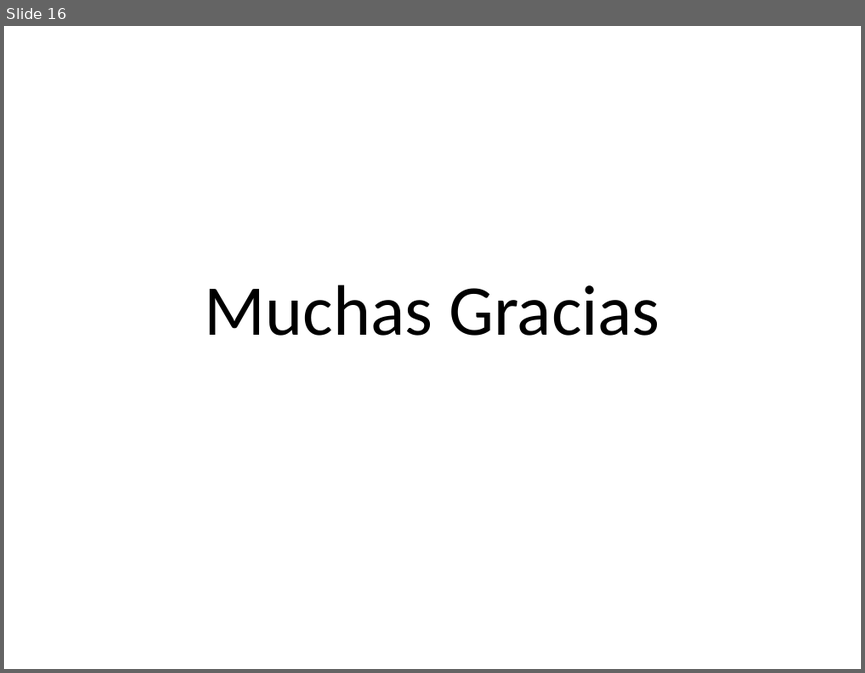
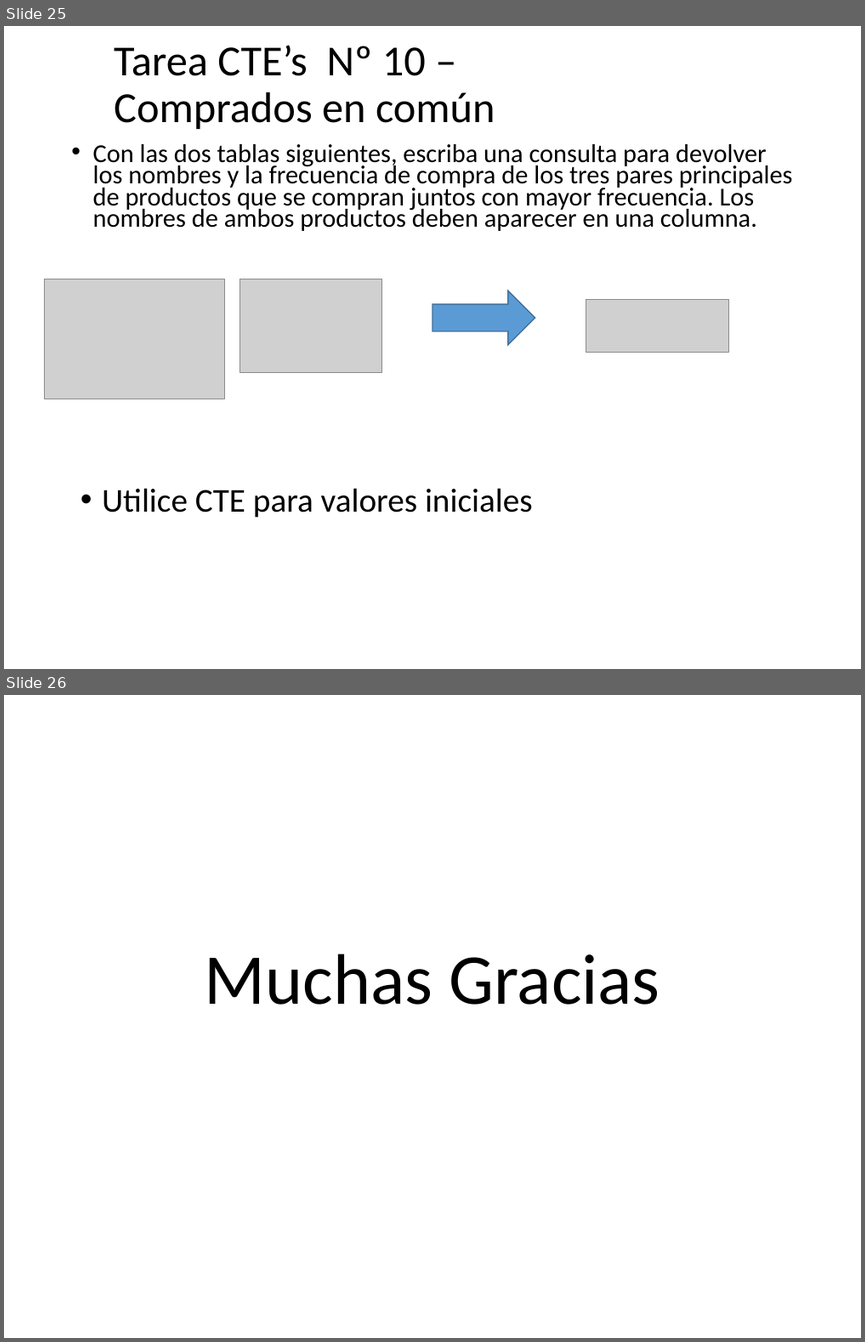
Before and after one commit to debsdaniel/expertodba2021, a slide deck: Presentaciones/Semana 7 - CTE.pptx. Shown one above the other, each under a label of ours: slide 16 before the commit, slides 25 and 26 after it. The pictures are 865x673 and 865x1342 pixels, drawn with LibreOffice and Linux fonts; fonts in the diff are those of the drawing; grey boxes stand for pictures; background and template pictures are left out. Boxes give left, top, right and bottom in pixels: in the first picture for what was removed or moved away, otherwise in the second. Text is boxed around its words. In the diff, an @@ line names an element or a change of style, - is before the commit and + after.

```diff
--- a/Presentaciones/Semana 7 - CTE.pptx
+++ b/Presentaciones/Semana 7 - CTE.pptx
@@ slide 25 added at [4, 26, 861, 669], background picture (left out) @@
@@ title added at [114, 45, 495, 129], 36 pt, text #000000 @@
+Tarea CTE’s Nº 10 –
+Comprados en común
@@ text added at [93, 144, 793, 231], 21.7 pt, text #000000 @@
+• Con las dos tablas siguientes, escriba una consulta para devolver los nombres y la frecuencia de compra de los tres pares principales de productos que se compran juntos con mayor frecuencia. Los nombres de ambos productos deben aparecer en una columna.
@@ picture added at [44, 279, 225, 399] @@
@@ picture added at [239, 279, 382, 372] @@
@@ right arrow added at [432, 290, 535, 345], fill #5B9BD5, outline #43739E 1 pt @@
@@ picture added at [585, 300, 729, 352] @@
@@ text added at [102, 488, 533, 517], 28 pt, text #000000 @@
+• Utilice CTE para valores iniciales
@@ what was slide 16 is now slide 26 @@
```
Also in this commit, not shown: 9 other slides added.
